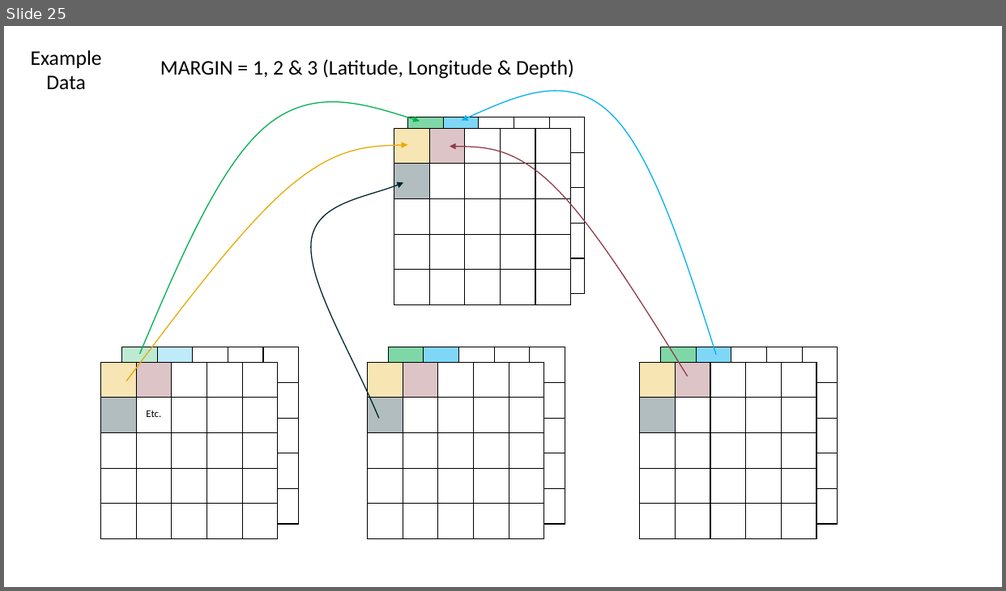
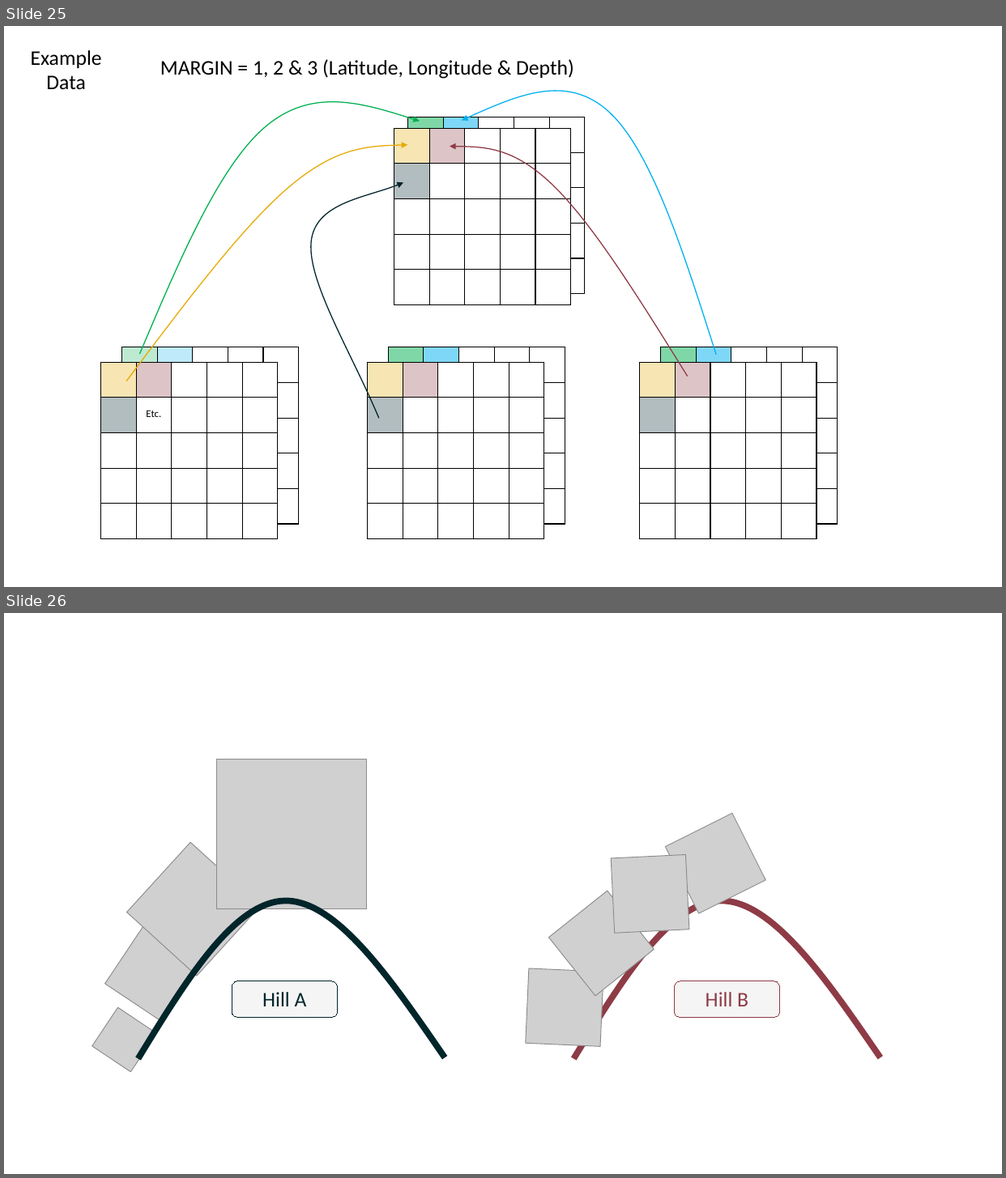
Before and after one commit to add-am/website, a slide deck: images/listing_images.pptx. Shown one above the other, each under a label of ours: slide 25 before the commit, slides 25 and 26 after it. The pictures are 1006x591 and 1006x1178 pixels, drawn with LibreOffice and Linux fonts; fonts in the diff are those of the drawing; grey boxes stand for pictures. Boxes give left, top, right and bottom in pixels: in the first picture for what was removed or moved away, otherwise in the second. Text is boxed around its words. In the diff, an @@ line names an element or a change of style, - is before the commit and + after.

Commit message:
Refining linear model blog, add hill A/B diagram

```diff
--- a/images/listing_images.pptx
+++ b/images/listing_images.pptx
@@ slide 26 added at bbox=[4, 613, 1002, 1174], background #FFFFFF @@
@@ group added at bbox=[92, 760, 880, 1072]: 8 pictures, 2 freeform shapes, 2 rounded rectangles @@
+Hill A
+Hill B
```
Also in this commit, not shown: 2 other slides added, 2 other files.
